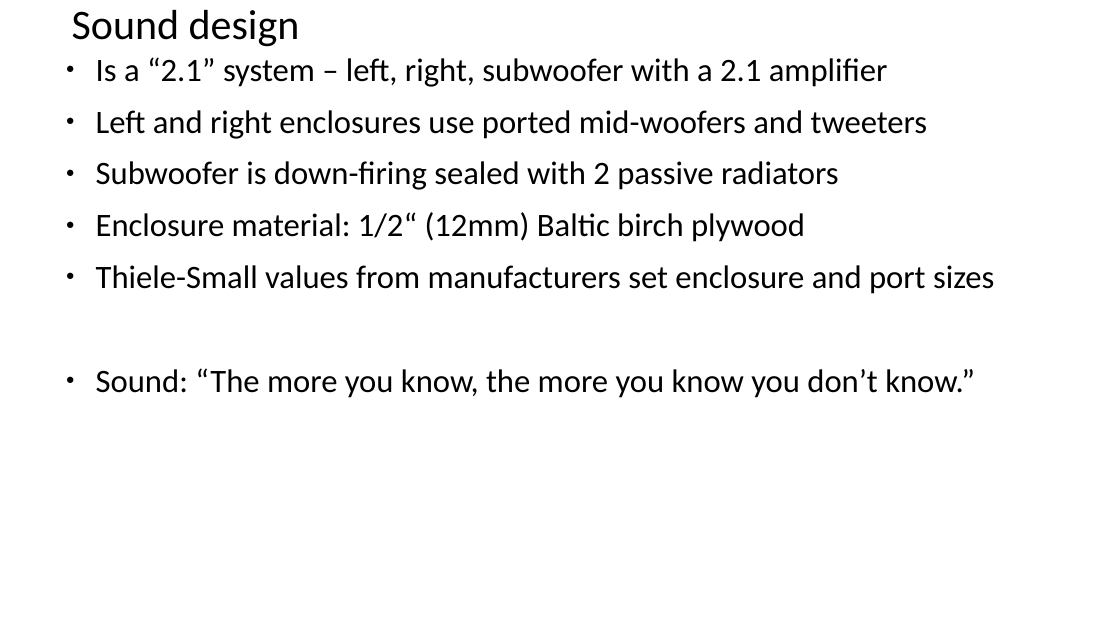
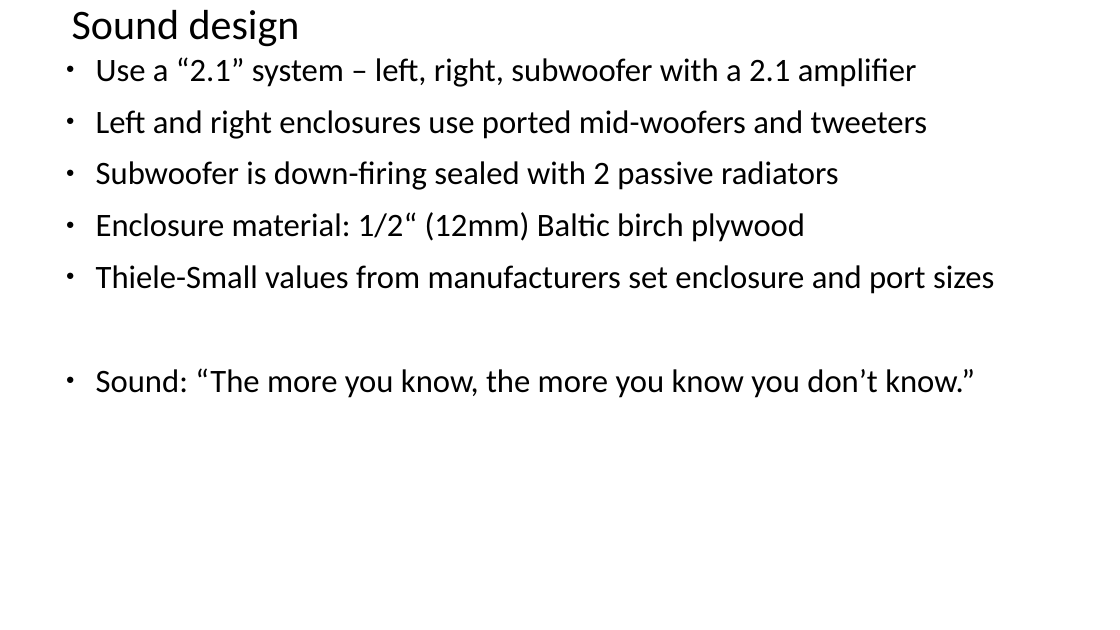
Before and after one commit to mike99mac/minimy-mike99mac, a slide deck: slide 4 of smartboomboxes.odp. Drawn at 1120x630 pixels with LibreOffice and Linux fonts; fonts in the diff are those of the drawing. Boxes give left, top, right and bottom in pixels: in the first picture for what was removed or moved away, otherwise in the second. Text is boxed around its words. In the diff, an @@ line names an element or a change of style, - is before the commit and + after.

```diff
--- a/smartboomboxes.odp
+++ b/smartboomboxes.odp
@@ text at [96,57,917,87]: text changed @@
-● Is a “2.1” system – left, right, subwoofer with a 2.1 amplifier
+● Use a “2.1” system – left, right, subwoofer with a 2.1 amplifier
```
Also in this commit, not shown: 6 other slides changed, 2 slides added, 1 slide removed.
